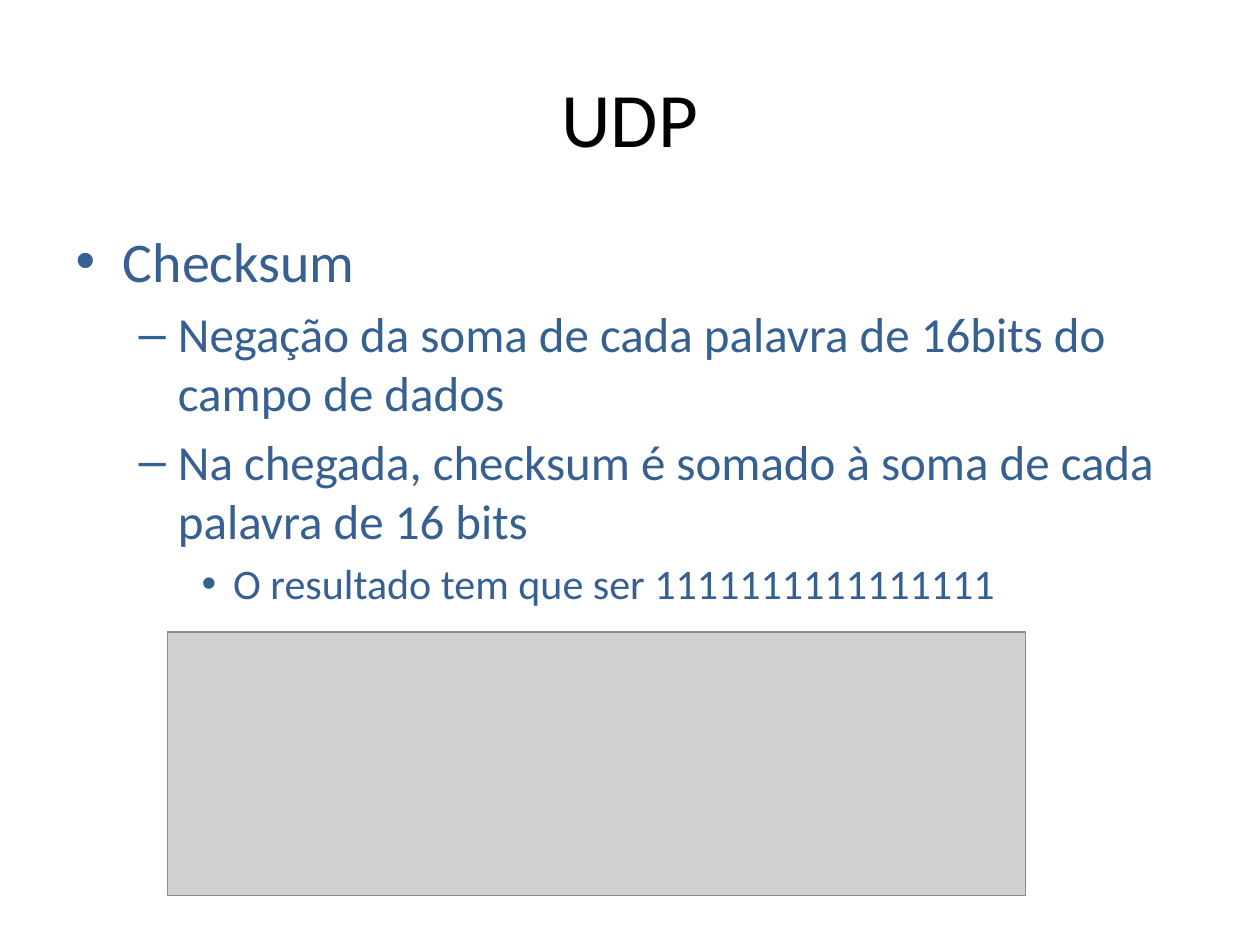
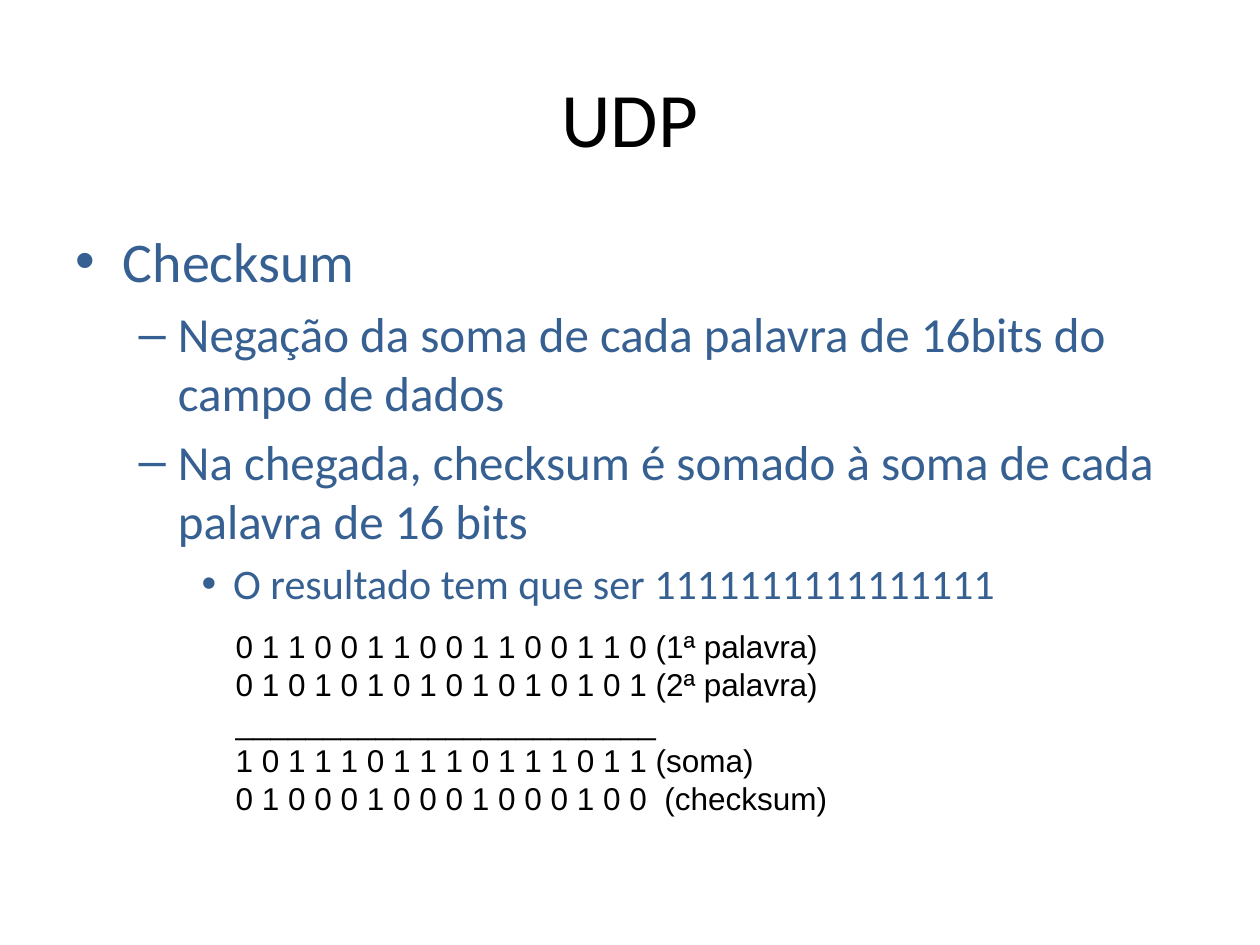
Before and after one commit to niviaquental/niviaquental.github.io, a slide deck: slide 8 of Presentations/Aula05-Transporte-UDP-TCP/05-Transporte-UDP-TCP.pptx. Drawn at 1260x945 pixels with LibreOffice and Linux fonts; fonts in the diff are those of the drawing; grey boxes stand for pictures; background and template pictures are left out. Boxes give left, top, right and bottom in pixels: in the first picture for what was removed or moved away, otherwise in the second. Text is boxed around its words. In the diff, an @@ line names an element or a change of style, - is before the commit and + after.

```diff
--- a/Presentations/Aula05-Transporte-UDP-TCP/05-Transporte-UDP-TCP.pptx
+++ b/Presentations/Aula05-Transporte-UDP-TCP/05-Transporte-UDP-TCP.pptx
@@ picture removed at [168, 633, 1026, 896] @@
@@ text added at [236, 635, 827, 816], 18 pt, text #000000 @@
+0 1 1 0 0 1 1 0 0 1 1 0 0 1 1 0 (1ª palavra)
+0 1 0 1 0 1 0 1 0 1 0 1 0 1 0 1 (2ª palavra)
+________________________
+1 0 1 1 1 0 1 1 1 0 1 1 1 0 1 1 (soma)
+0 1 0 0 0 1 0 0 0 1 0 0 0 1 0 0 (checksum)
```
Also in this commit, not shown: 4 other slides changed, 1 other file.
